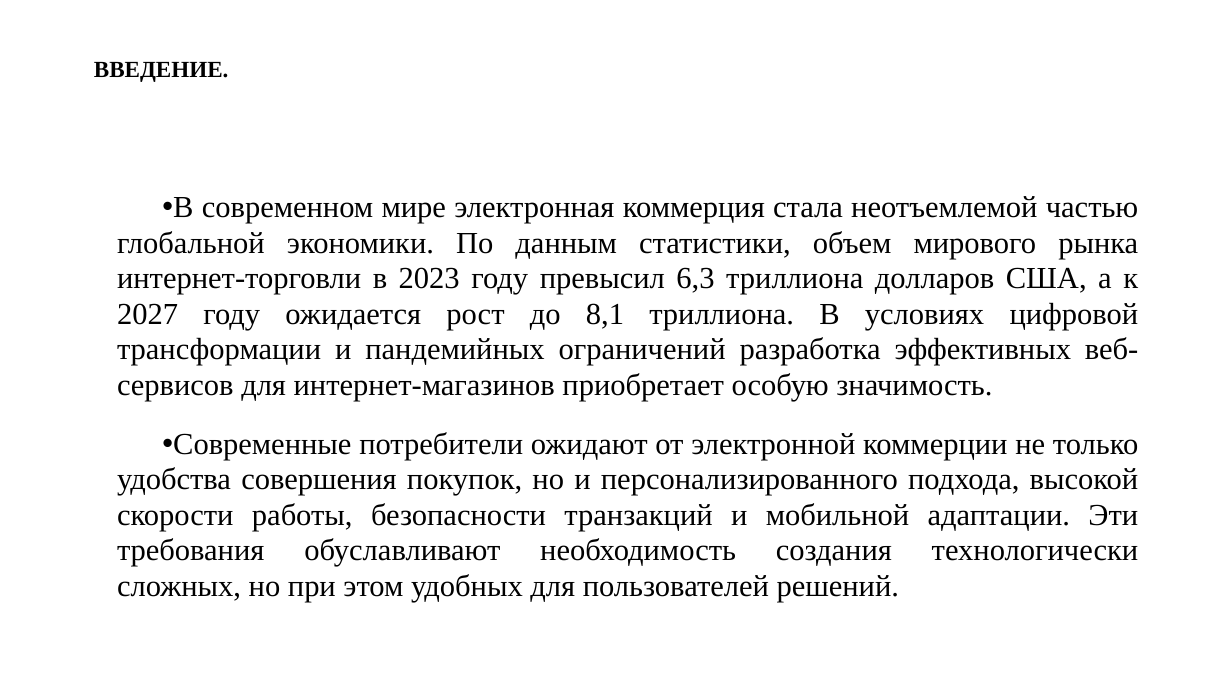
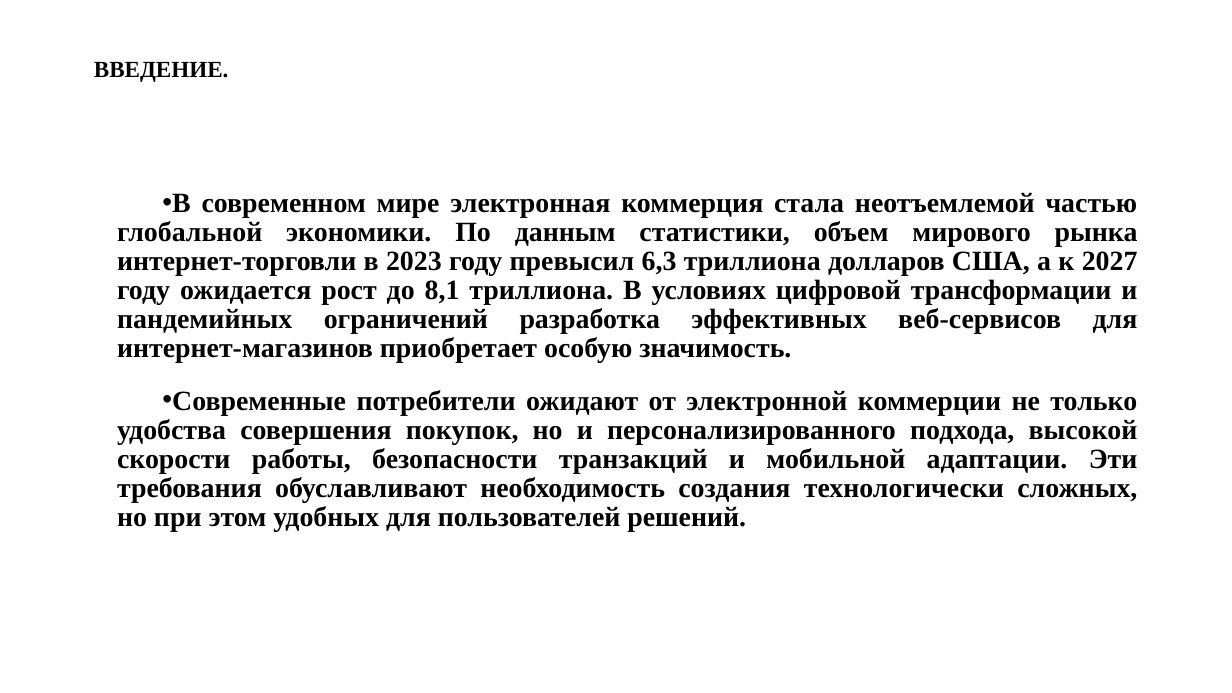
Before and after one commit to CallaghanSpirit/Diploma, a slide deck: slide 2 of Диплом/Мой/Презентация.pptx. Drawn at 1232x693 pixels with LibreOffice and Linux fonts; fonts in the diff are those of the drawing. Boxes give left, top, right and bottom in pixels: in the first picture for what was removed or moved away, otherwise in the second. Text is boxed around its words. In the diff, an @@ line names an element or a change of style, - is before the commit and + after.

```diff
--- a/Диплом/Мой/Презентация.pptx
+++ b/Диплом/Мой/Презентация.pptx
@@ text "В современном мире электронная коммерция ..." at [117,192,1138,532]: size 23.8 to 21.7 pt, bold on; line spacing 0.97 to 0.87 @@
```
Also in this commit, not shown: 2 other slides changed, 7 slides added, 2 other files.
